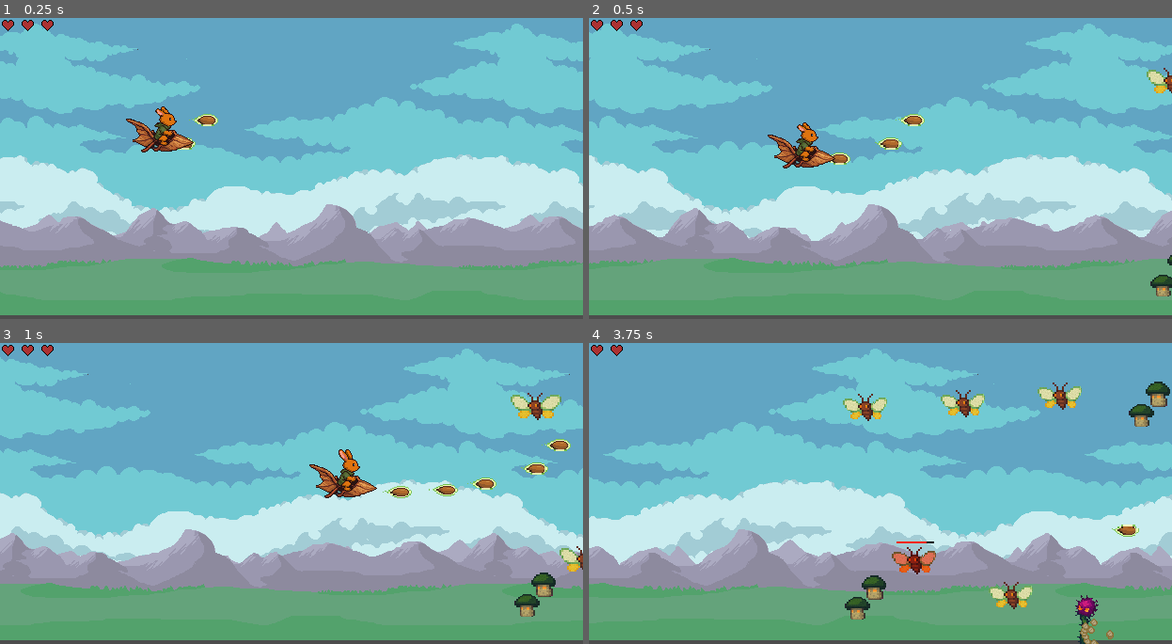
Above: before the commit, frames 1-4 (two rows, left to right).
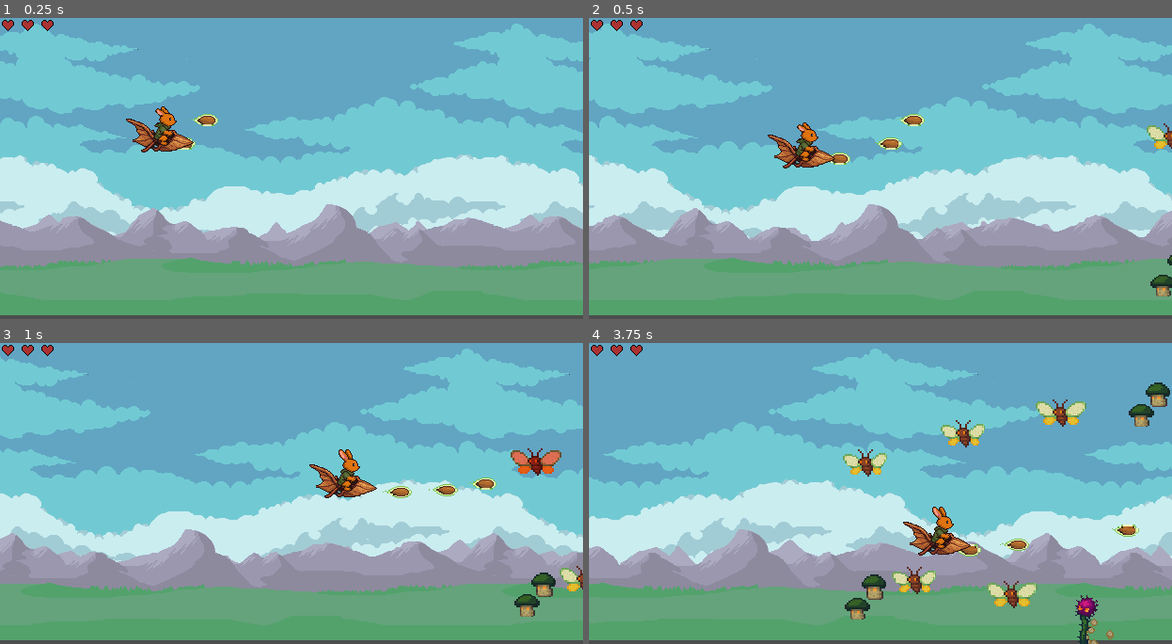
Above: after the commit, the same moments.

Repository: xrysen/skyburrower
Game: Godot game, scene res://test.tscn
Same seed, same stepped clock (60 frames per second), same inputs: the game is played once before the commit and once after it.
Inputs (mouse positions are in pixels of both pictures, inside the frame that each line leads up to):
- Up to frame 1 (0.25 s): no input
- Up to frame 2 (0.5 s): no input
- Up to frame 3 (1 s): move the mouse to (419, 478) at 0.52 s
- Up to frame 4 (3.75 s): move the mouse to (763, 508) at 1.27 s; move the mouse to (938, 427) at 2.02 s; move the mouse to (851, 553) at 2.77 s; move the mouse to (1055, 538) at 3.52 s

Frame 1 is identical in both runs. In frame 2, 0.5% of the frame differs, in the area x 95-100%, y 16-44%; in frame 3, 1.5%; in frame 4, 4.8%, in the area x 7-100%, y 0-100%.

Commit message:
Thistle Turrets now take damage and die

Diff:
--- a/Bullets/Seedshot/seedShot.gd
+++ b/Bullets/Seedshot/seedShot.gd
@@ -7,6 +7,7 @@
 
 func _ready():
 	connect("body_entered", Callable(self, "_on_body_entered"))
+	connect("area_entered", Callable(self, "_on_area_entered"))
 
 func _process(delta):
 	position += direction.normalized() * speed * delta
@@ -15,7 +16,21 @@
 		queue_free()
 
 func _on_body_entered(body):
-	if body.is_in_group("enemies"):
-		if body.has_method("take_damage"):
-			body.take_damage(damage)
+	var target = get_damageable_target(body)
+	if target:
+		target.take_damage(damage)
 		queue_free()
+
+func _on_area_entered(area):
+	var target = get_damageable_target(area)
+	if target:
+		target.take_damage(damage)
+		queue_free()
+
+func get_damageable_target(node):
+	if node.is_in_group("enemies") and node.has_method("take_damage"):
+		return node
+	var parent = node.get_parent()
+	if parent and parent.is_in_group("enemies") and parent.has_method("take_damage"):
+		return parent
+	return null
--- a/Enemies/Flutternat/flutternat.tscn
+++ b/Enemies/Flutternat/flutternat.tscn
@@ -56,7 +56,7 @@
 
 [node name="AnimatedSprite2D" type="AnimatedSprite2D" parent="."]
 sprite_frames = SubResource("SpriteFrames_diefg")
-frame_progress = 0.653136
+frame_progress = 0.330301
 
 [node name="CollisionShape2D" type="CollisionShape2D" parent="."]
 rotation = 1.5708
--- a/Enemies/Sporespinner/sporespinner.tscn
+++ b/Enemies/Sporespinner/sporespinner.tscn
@@ -56,7 +56,7 @@
 
 [node name="AnimatedSprite2D" type="AnimatedSprite2D" parent="."]
 sprite_frames = SubResource("SpriteFrames_5cskm")
-frame_progress = 0.696687
+frame_progress = 0.0903677
 
 [node name="CollisionShape2D" type="CollisionShape2D" parent="."]
 position = Vector2(-0.500002, -1)
--- a/Enemies/Thistle Turret/ThistleTurret.tscn
+++ b/Enemies/Thistle Turret/ThistleTurret.tscn
@@ -1,9 +1,29 @@
-[gd_scene load_steps=16 format=3 uid="uid://bn1cm1mf8h5jf"]
+[gd_scene load_steps=20 format=3 uid="uid://bn1cm1mf8h5jf"]
 
 [ext_resource type="Script" uid="uid://bagxstgbr3w11" path="res://Enemies/Thistle Turret/thistle_turret.gd" id="1_kh00n"]
 [ext_resource type="Texture2D" uid="uid://d3h8fyw4e4vmb" path="res://Enemies/Thistle Turret/thistle-sheet.png" id="2_hwp4f"]
 [ext_resource type="Texture2D" uid="uid://cpuox5mdd4r3d" path="res://Enemies/Thistle Turret/dust.png" id="3_hwp4f"]
 [ext_resource type="PackedScene" uid="uid://dh4y0le6mua55" path="res://Enemies/Thistle Turret/pod.tscn" id="3_ul058"]
+
+[sub_resource type="ParticleProcessMaterial" id="ParticleProcessMaterial_kh00n"]
+lifetime_randomness = 0.2
+particle_flag_disable_z = true
+initial_velocity_max = 109.2
+gravity = Vector3(0, 300, 0)
+
+[sub_resource type="StyleBoxFlat" id="StyleBoxFlat_ul058"]
+bg_color = Color(0, 0, 0, 1)
+
+[sub_resource type="StyleBoxFlat" id="StyleBoxFlat_ie08l"]
+bg_color = Color(0.984314, 0.298039, 0, 1)
+
+[sub_resource type="CapsuleShape2D" id="CapsuleShape2D_ul058"]
+radius = 13.0
+height = 52.0
+
+[sub_resource type="CapsuleShape2D" id="CapsuleShape2D_ie08l"]
+radius = 16.0
+height = 52.0
 
 [sub_resource type="AtlasTexture" id="AtlasTexture_ul058"]
 atlas = ExtResource("2_hwp4f")
@@ -96,21 +116,9 @@
 "speed": 5.0
 }]
 
-[sub_resource type="ParticleProcessMaterial" id="ParticleProcessMaterial_kh00n"]
-lifetime_randomness = 0.2
-particle_flag_disable_z = true
-initial_velocity_max = 109.2
-gravity = Vector3(0, 300, 0)
-
-[node name="ThistleTurret" type="Node2D"]
+[node name="ThistleTurret" type="Node2D" groups=["enemies"]]
 script = ExtResource("1_kh00n")
 pod_scene = ExtResource("3_ul058")
-
-[node name="VisualRoot" type="Node2D" parent="."]
-
-[node name="AnimatedSprite2D" type="AnimatedSprite2D" parent="VisualRoot"]
-sprite_frames = SubResource("SpriteFrames_jnch1")
-animation = &"up_right"
 
 [node name="DustBurst" type="GPUParticles2D" parent="."]
 position = Vector2(0, 5)
@@ -119,3 +127,31 @@
 texture = ExtResource("3_hwp4f")
 one_shot = true
 process_material = SubResource("ParticleProcessMaterial_kh00n")
+
+[node name="HealthBar" type="ProgressBar" parent="."]
+offset_left = -20.0
+offset_top = -29.0
+offset_right = 20.0
+offset_bottom = -27.0
+theme_override_styles/background = SubResource("StyleBoxFlat_ul058")
+theme_override_styles/fill = SubResource("StyleBoxFlat_ie08l")
+max_value = 12.0
+value = 12.0
+show_percentage = false
+
+[node name="Hurtbox" type="Area2D" parent="." groups=["enemies"]]
+collision_layer = 0
+
+[node name="CollisionShape2D" type="CollisionShape2D" parent="Hurtbox"]
+position = Vector2(-6, 1)
+shape = SubResource("CapsuleShape2D_ul058")
+
+[node name="VisualRoot" type="Area2D" parent="." groups=["enemies"]]
+
+[node name="CollisionShape2D" type="CollisionShape2D" parent="VisualRoot"]
+position = Vector2(-5, 1)
+shape = SubResource("CapsuleShape2D_ie08l")
+
+[node name="AnimatedSprite2D" type="AnimatedSprite2D" parent="VisualRoot"]
+sprite_frames = SubResource("SpriteFrames_jnch1")
+animation = &"up_right"
--- a/Enemies/Thistle Turret/thistle_turret.gd
+++ b/Enemies/Thistle Turret/thistle_turret.gd
@@ -16,10 +16,24 @@
 var current_direction := ""
 var shoot_timer := 0.0
 
+var max_health: int = 5
+var current_health: int
+var fade_timer: Timer
+
 func _ready():
 	visual_root.position.y = 64  # Start underground
 	spawn_after_delay()
 	set_process(false)
+	$HealthBar.visible = false
+	current_health = max_health
+	$HealthBar.max_value = max_health
+	$HealthBar.value = current_health
+	fade_timer = Timer.new()
+	fade_timer.wait_time = 0.5
+	fade_timer.one_shot = true
+	fade_timer.connect("timeout", Callable(self, "_on_fade_timeout"))
+	add_child(fade_timer)
+
 
 func spawn_after_delay():
 	await get_tree().create_timer(spawn_delay).timeout
@@ -89,3 +103,27 @@
 		pod.set_velocity(direction * pod_speed)
 	else:
 		pod.velocity = direction * pod_speed
+
+
+func take_damage(amount: int):
+	current_health -= amount
+	modulate = Color(1, 0.5, 0.5)
+	await get_tree().create_timer(0.1).timeout
+	modulate = Color(1, 1, 1)
+	$HealthBar.value = current_health
+	$HealthBar.visible = true
+	fade_timer.start()
+
+	if current_health <= 0:
+		die()
+
+func die():
+	queue_free()
+
+func _on_fade_timeout():
+	$HealthBar.visible = false
+
+func flash_on_hit():
+	modulate = Color(1, 0.5, 0.5)
+	await get_tree().create_timer(0.1).timeout
+	modulate = Color(1,1,1)
--- a/test.tscn
+++ b/test.tscn
@@ -64,10 +64,8 @@
 [node name="Sprite2D" type="Sprite2D" parent="Parallax2D4"]
 texture = ExtResource("4_ppyta")
 
-[node name="Flutternat Spawn" parent="." instance=ExtResource("10_00tp4")]
+[node name="Flutternat Spawner" parent="." instance=ExtResource("10_00tp4")]
 enemy_scene = ExtResource("8_ehkex")
-enemy_speed = 50.0
-max_waves = 3
 
 [node name="Sporespinner Spawn" parent="." instance=ExtResource("10_00tp4")]
 position = Vector2(-257, 156)
